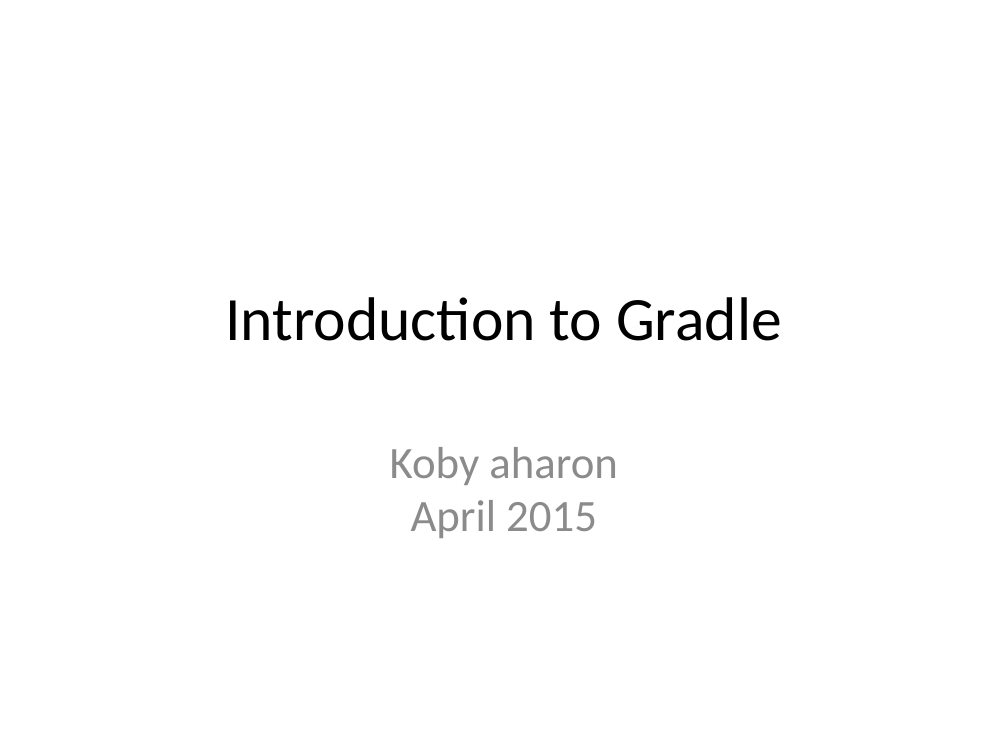
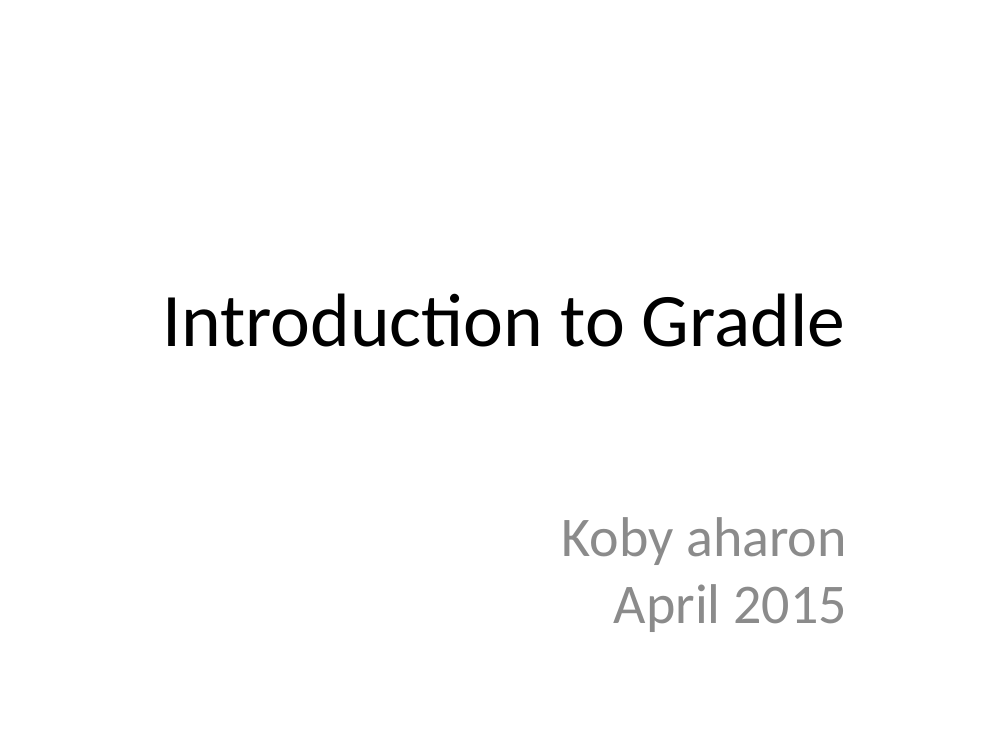
Before and after one commit to kob-aha/gradle-presentation, a slide deck: slide 1 of presentation/Introduction to Gradle.pptx. Drawn at 1008x756 pixels with LibreOffice and Linux fonts; fonts in the diff are those of the drawing. Boxes give left, top, right and bottom in pixels: in the first picture for what was removed or moved away, otherwise in the second. Text is boxed around its words. In the diff, an @@ line names an element or a change of style, - is before the commit and + after.

```diff
--- a/presentation/Introduction to Gradle.pptx
+++ b/presentation/Introduction to Gradle.pptx
@@ text "Introduction to Gradle" at box(162, 293, 845, 347): size 44 to 54 pt @@
@@ text "Koby aharon" at box(562, 517, 846, 632): size 32 to 40 pt; alignment centre to right @@
```
Also in this commit, not shown: 16 other slides changed, 8 slides added, 14 other files.
